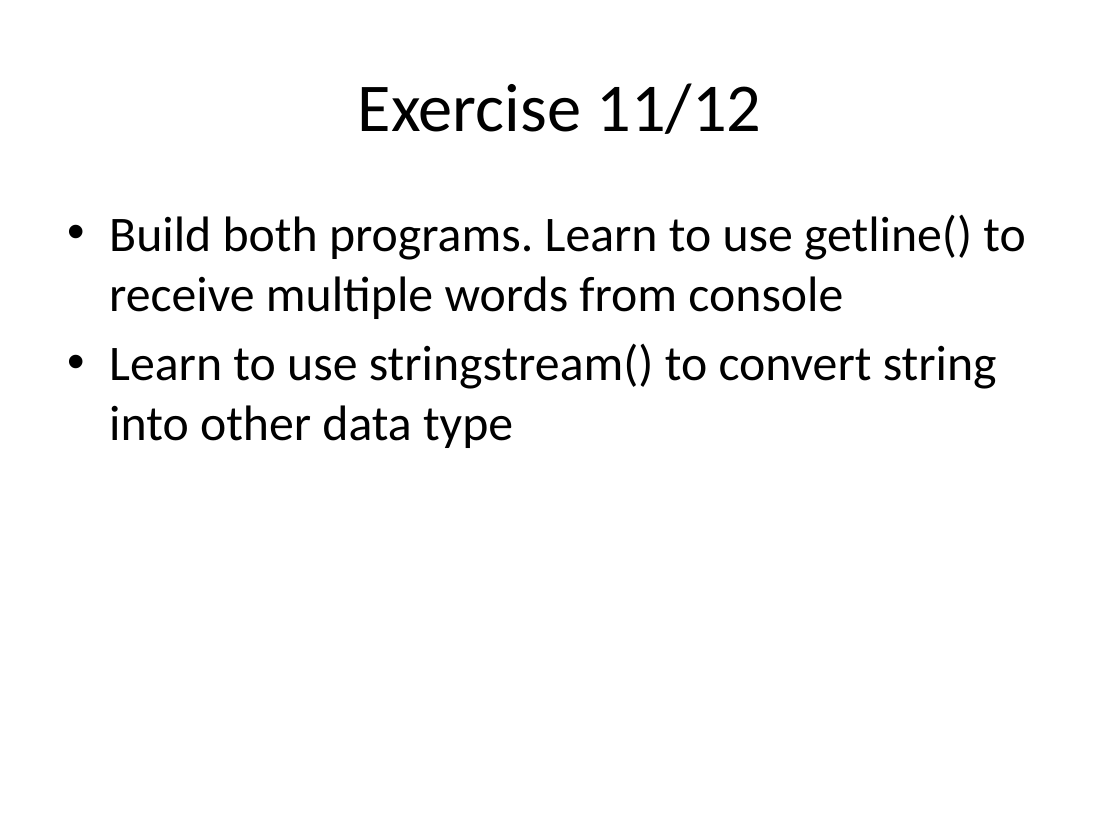
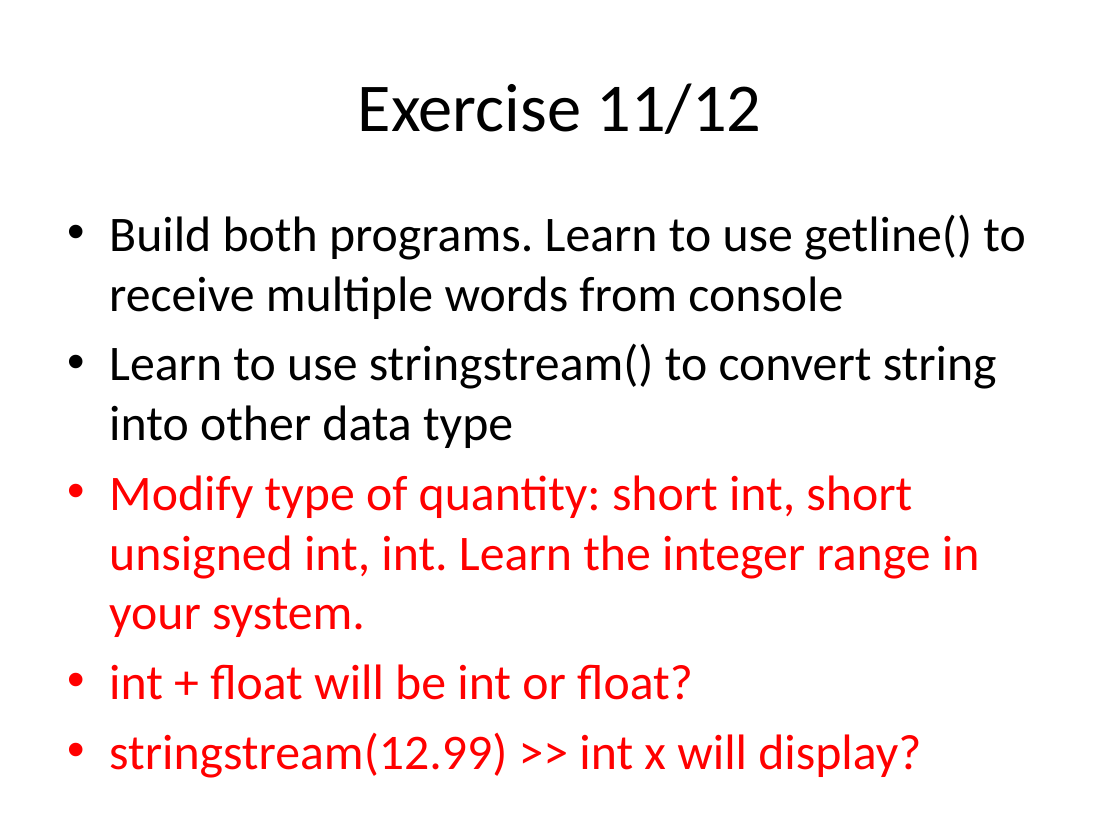
Before and after one commit to cthomasyeh/IOI, a slide deck: slide 25 of Introduction to C++ Programming Language.pptx. Drawn at 1120x840 pixels with LibreOffice and Linux fonts; fonts in the diff are those of the drawing. Boxes give left, top, right and bottom in pixels: in the first picture for what was removed or moved away, otherwise in the second. Text is boxed around its words. In the diff, an @@ line names an element or a change of style, - is before the commit and + after.

```diff
--- a/Introduction to C++ Programming Language.pptx
+++ b/Introduction to C++ Programming Language.pptx
@@ text at bbox=[109, 475, 980, 778]: paragraphs added @@
+• Modify type of quantity: short int, short unsigned int, int. Learn the integer range in your system.
+• int + float will be int or float?
+• stringstream(12.99) >> int x will display?
```
Also in this commit, not shown: 6 other slides changed, 11 slides added, 5 other files.
